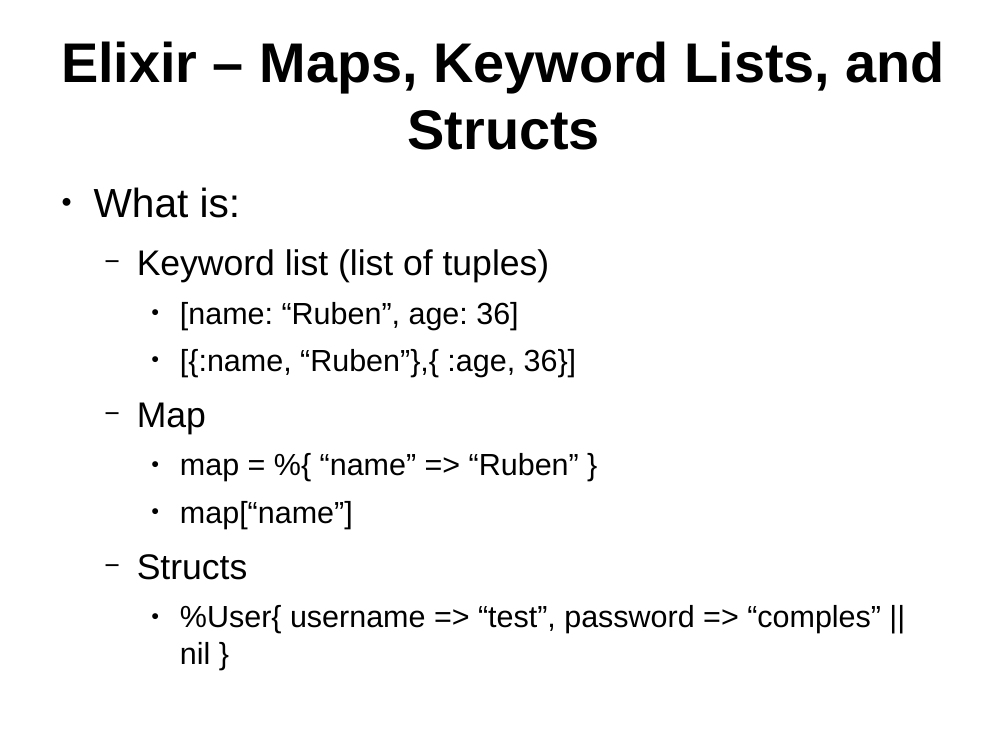
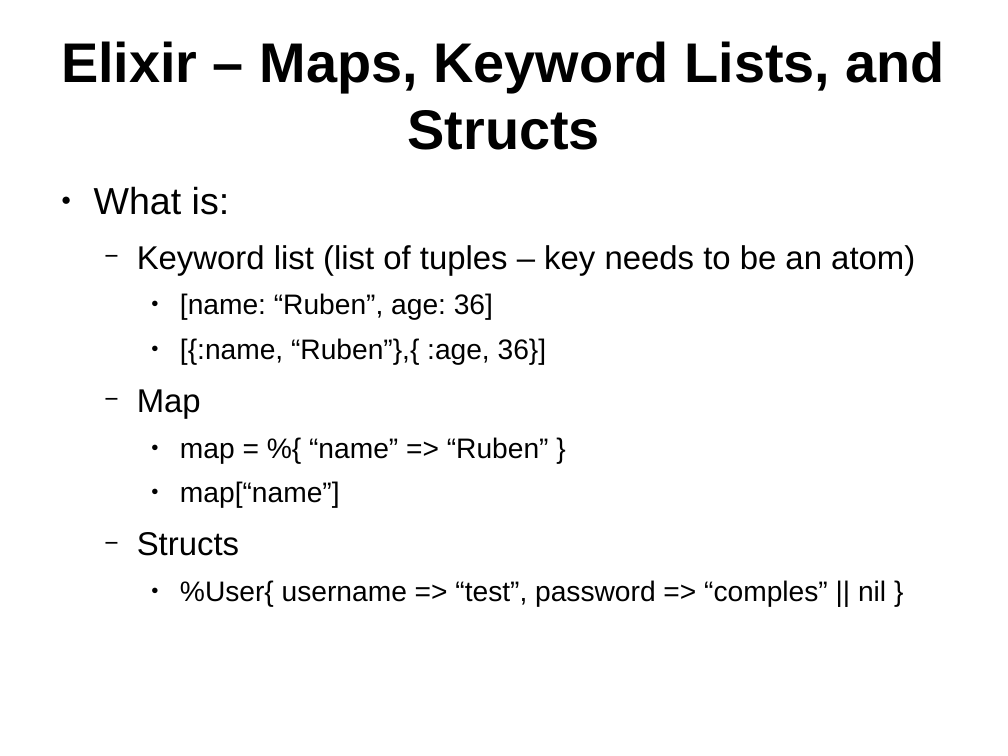
Before and after one commit to ramortegui/talks, a slide deck: slide 15 of elixir-basics.odp. Drawn at 1008x756 pixels with LibreOffice and Linux fonts; fonts in the diff are those of the drawing. Boxes give left, top, right and bottom in pixels: in the first picture for what was removed or moved away, otherwise in the second. Text is boxed around its words. In the diff, an @@ line names an element or a change of style, - is before the commit and + after.

Commit message:
Update Maps Keyword List and Structs.

```diff
--- a/elixir-basics.odp
+++ b/elixir-basics.odp
@@ text at <box>94,186,886,606</box>: size 32 to 29.6 pt in "What is:"; size 24 to 22.2 pt in "[name: “Ruben”, age: 36]", "[{:name, “Ruben”},{ :age, 36}]", "map = %{ “name” => “Ruben” }", "map[“name”]" and 1 more places; size 28 to 25.9 pt in "Map", "Structs" @@
@@ text at <box>137,245,915,276</box>: text changed; size 28 to 25.9 pt @@
-  − Keyword list (list of tuples)
+  − Keyword list (list of tuples – key needs to be an atom)
```
